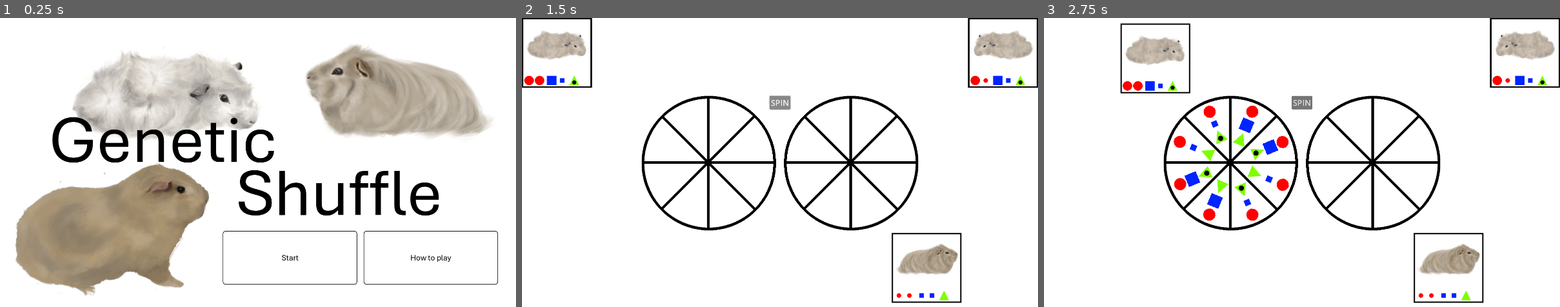
Above: before the commit, frames 1-3 (left to right).
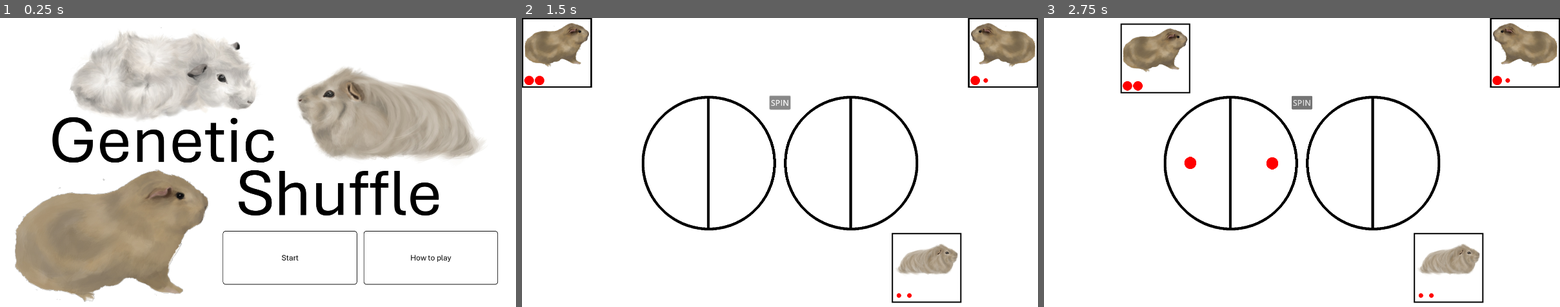
Above: after the commit, the same moments.

Repository: kremec/GeneticShuffle
Game: Godot game, scene res://src/scenes/main_menu/main_menu.tscn
The game is run twice, just before and just after one commit, with the same random seed, the same clock (stepped at 60 frames per second) and the same inputs.
Inputs (mouse positions are in pixels of both pictures, inside the frame that each line leads up to):
- Up to frame 1 (0.25 s): no input
- Up to frame 2 (1.5 s): click "Start" at 0.5 s; click "SPIN" at 1.25 s
- Up to frame 3 (2.75 s): click (1080, 52) at 2.02 s

The runs differ from the first frame. In frame 1, 17% of the frame differs, in the area x 2-96%, y 3-99%; in frame 2, 4.3%; in frame 3, 6.0%.

Commit message:
Working pup generation

Diff:
--- a/src/objects/card/card.gd
+++ b/src/objects/card/card.gd
@@ -16,7 +16,7 @@
 @onready var swirlsAllele1 = $button/HBoxContainer/allelesSwirls/swirlsAllele1
 @onready var swirlsAllele2 = $button/HBoxContainer/allelesSwirls/swirlsAllele2
 @onready var colorAllele1 = $button/HBoxContainer/allelesColor/colorAllele1
-@onready var colorAllele2 = $button/HBoxContainer/allelesColor/colorAllele1
+@onready var colorAllele2 = $button/HBoxContainer/allelesColor/colorAllele2
 
 @export var selected: bool
 
--- a/src/objects/wheel/wheel.gd
+++ b/src/objects/wheel/wheel.gd
@@ -19,10 +19,21 @@
 var colourDominantImage = preload("res://assets/alleles/colorYellow.png")
 var colourRecessiveImage = preload("res://assets/alleles/colorWhite.png")
 
+@onready var alleleImages = {
+	1: $Alleles/alleles1,
+	2: $Alleles/alleles2,
+	3: $Alleles/alleles3,
+	4: $Alleles/alleles4,
+	5: $Alleles/alleles5,
+	6: $Alleles/alleles6,
+	7: $Alleles/alleles7,
+	8: $Alleles/alleles8
+}
+
 
 @export var wheelSpinSpeed: float = 360
 
-var alleles = {}
+var alleles = {1: [], 2: [], 3: [], 4: [], 5: [], 6: [], 7: [], 8: []}
 
 func Init(_wheelType: WheelType) -> void:
 	wheelType = _wheelType
@@ -58,18 +69,21 @@
 func setWheelAlleles(card: Card) -> void:
 	var alleleTypes = [
 		{
+			"type": Allele.TraitType.Length,
 			"show": card.showFurLengthAlleles,
 			"alleles": card.furLengthAlleles,
 			"dominant": lengthDominantImage,
 			"recessive": lengthRecessiveImage
 		},
 		{
+			"type": Allele.TraitType.Swirls,
 			"show": card.showFurSwirlsAlleles,
 			"alleles": card.furSwirlsAlleles,
 			"dominant": swirlsDominantImage,
 			"recessive": swirlsRecessiveImage
 		},
 		{
+			"type": Allele.TraitType.Color,
 			"show": card.showFurColorAlleles,
 			"alleles": card.furColorAlleles,
 			"dominant": colourDominantImage,
@@ -84,6 +98,7 @@
 		if alleleType["show"]:
 			allelesShown += 1
 			setAllelePositions(
+				alleleType["type"],
 				alleleType["alleles"],
 				getAllelePositionsForWheelType(),
 				alleleType["dominant"],
@@ -93,57 +108,96 @@
 
 func getAllelePositionsForWheelType() -> Array:
 	match wheelType:
-		WheelType.Wheel2: return [$Alleles/alleles3, $Alleles/alleles7]
-		WheelType.Wheel4: return [$Alleles/alleles2, $Alleles/alleles4, $Alleles/alleles6, $Alleles/alleles8]
-		WheelType.Wheel8: return [$Alleles/alleles1, $Alleles/alleles2, $Alleles/alleles3, $Alleles/alleles4, $Alleles/alleles5, $Alleles/alleles6, $Alleles/alleles7, $Alleles/alleles8]
+		WheelType.Wheel2: return [3, 7]
+		WheelType.Wheel4: return [2, 4, 6, 8]
+		WheelType.Wheel8: return [1, 2, 3, 4, 5, 6, 7, 8]
 	return []
 
-func setAllelePositions(alleleCombo: Allele.AlleleCombo, positionNodes: Array, dominantImage: Texture, recessiveImage: Texture, allelesShown: int) -> void:
+func setAllelePositions(
+		alleleType: Allele.TraitType,
+		alleleCombo: Allele.AlleleCombo,
+		positionNodes: Array,
+		dominantImage: Texture,
+		recessiveImage: Texture,
+		allelesShown: int
+) -> void:
 	var images = []
+	var newAlleles = []
 	var numPositions = len(positionNodes)
 	match alleleCombo:
 		Allele.AlleleCombo.DominantDominant:
 			# All dominant
 			for i in numPositions:
+				newAlleles.append([alleleType, Allele.AlleleType.Dominant])
 				images.append(dominantImage)
 		Allele.AlleleCombo.RecessiveRecessive:
 			# All recessive
 			for i in numPositions:
+				newAlleles.append([alleleType, Allele.AlleleType.Recessive])
 				images.append(recessiveImage)
 		Allele.AlleleCombo.DominantRecessive:
 			# Mixed based on number of alleles shown
 			if allelesShown == 1:
+				# Halfs
 				for i in numPositions / 2:
+					newAlleles.append([alleleType, Allele.AlleleType.Dominant])
 					images.append(dominantImage)
 				for i in numPositions / 2:
+					newAlleles.append([alleleType, Allele.AlleleType.Recessive])
 					images.append(recessiveImage)
 			elif allelesShown == 2:
-				for i in numPositions / 4:
+				# Quarters
+				for i in numPositions / 4:
+					newAlleles.append([alleleType, Allele.AlleleType.Dominant])
 					images.append(dominantImage)
 				for i in numPositions / 4:
+					newAlleles.append([alleleType, Allele.AlleleType.Recessive])
 					images.append(recessiveImage)
 				for i in numPositions / 4:
+					newAlleles.append([alleleType, Allele.AlleleType.Dominant])
 					images.append(dominantImage)
 				for i in numPositions / 4:
+					newAlleles.append([alleleType, Allele.AlleleType.Recessive])
 					images.append(recessiveImage)
 			else:
+				# Every other
 				for i in numPositions:
 					if i % 2 == 0:
+						newAlleles.append([alleleType, Allele.AlleleType.Dominant])
 						images.append(dominantImage)
 					else:
+						newAlleles.append([alleleType, Allele.AlleleType.Recessive])
 						images.append(recessiveImage)
 
-
-	for i in range(len(positionNodes)):
-		positionNodes[i].add_child(createAlleleImageNode(images[i]))
-
-func createAlleleImageNode(image: Texture) -> TextureRect:
+	for i in range(numPositions):
+		alleles[positionNodes[i]].append(newAlleles[i])
+		alleleImages[positionNodes[i]].add_child(createAlleleImageNode(images[i]))
+
+	var debugWheelAlleles = false
+	if debugWheelAlleles:
+		for key in alleles.keys():
+			var string: String = ""
+			string += str(key) + ": "
+			for allele in alleles[key]:
+				string += "  " + Allele.StringTraitType(allele[0]) + " - " + Allele.StringAlleleType(allele[1])
+			print(string)
+		print("\n")
+
+func createAlleleImageNode(image: Texture) -> Node:
+	var boxContainer: BoxContainer = BoxContainer.new()
+	boxContainer.size_flags_vertical = Control.SizeFlags.SIZE_EXPAND_FILL
 	var textureRect = TextureRect.new()
 	textureRect.texture = image
 	textureRect.custom_minimum_size = Vector2(45, 45)
-	return textureRect
+	textureRect.size_flags_vertical = Control.SizeFlags.SIZE_SHRINK_CENTER
+	textureRect.size_flags_horizontal = Control.SizeFlags.SIZE_SHRINK_CENTER
+	boxContainer.add_child(textureRect)
+	return boxContainer
 
 func ResetAlleles():
+	for key in alleles.keys():
+		alleles[key].clear()
+
 	for n in $Alleles/alleles1.get_children(): $Alleles/alleles1.remove_child(n)
 	for n in $Alleles/alleles2.get_children(): $Alleles/alleles2.remove_child(n)
 	for n in $Alleles/alleles3.get_children(): $Alleles/alleles3.remove_child(n)
@@ -171,38 +225,38 @@
 
 func GetAlleles():
 	var wheelNode = $"."
-	var relativeRotation = wheelNode.rotation_degrees - (floor(wheelNode.rotation_degrees) / 360) * 360
+	var relativeRotation = wheelNode.rotation_degrees - (int(wheelNode.rotation_degrees) / 360) * 360
 
 	# Get alleles
 	match wheelType:
 		WheelType.Wheel2:
 			if relativeRotation < 180:
-				print("7")
-			else:
-				print("3")
+				return alleles[7]
+			else:
+				return alleles[3]
 		WheelType.Wheel4:
 			if relativeRotation < 90:
-				print("8")
+				return alleles[8]
 			elif relativeRotation < 180:
-				print("6")
+				return alleles[6]
 			elif relativeRotation < 270:
-				print("4")
-			else:
-				print("2")
+				return alleles[4]
+			else:
+				return alleles[2]
 		WheelType.Wheel8:
 			if relativeRotation < 45:
-				print("8")
+				return alleles[8]
 			elif relativeRotation < 90:
-				print("7")
+				return alleles[7]
 			elif relativeRotation < 135:
-				print("6")
+				return alleles[6]
 			elif relativeRotation < 180:
-				print("5")
+				return alleles[5]
 			elif relativeRotation < 225:
-				print("4")
+				return alleles[4]
 			elif relativeRotation < 270:
-				print("3")
+				return alleles[3]
 			elif relativeRotation < 315:
-				print("2")
-			else:
-				print("1")
+				return alleles[2]
+			else:
+				return alleles[1]
--- a/src/objects/wheel/wheel.tscn
+++ b/src/objects/wheel/wheel.tscn
@@ -1,6 +1,7 @@
-[gd_scene load_steps=2 format=3 uid="uid://dku5r3f77amfb"]
+[gd_scene load_steps=3 format=3 uid="uid://dku5r3f77amfb"]
 
 [ext_resource type="Script" path="res://src/objects/wheel/wheel.gd" id="1_2bwdd"]
+[ext_resource type="Texture2D" uid="uid://dkj6cum2qyb5g" path="res://assets/wheel/wheel_2.png" id="2_alkvf"]
 
 [node name="Wheel" type="Control"]
 custom_minimum_size = Vector2(500, 500)
@@ -33,6 +34,7 @@
 grow_horizontal = 2
 grow_vertical = 2
 pivot_offset = Vector2(248, 248)
+texture = ExtResource("2_alkvf")
 
 [node name="Alleles" type="Control" parent="."]
 layout_mode = 1
@@ -43,7 +45,6 @@
 anchor_bottom = 0.5
 grow_horizontal = 2
 grow_vertical = 2
-rotation = 0.392699
 
 [node name="alleles1" type="VBoxContainer" parent="Alleles"]
 custom_minimum_size = Vector2(45, 155)
--- a/src/scenes/game/game.gd
+++ b/src/scenes/game/game.gd
@@ -8,6 +8,7 @@
 var selectedFemaleIndex: int = -1
 
 var newPup: Card
+var newPupSex: Card.Sex = Card.Sex.Male
 
 @onready var listMales = $layout/sidebarMales/listMales
 @onready var listFemales = $layout/sidebarFemales/listFemales
@@ -28,95 +29,17 @@
 	btnSpin.pressed.connect(_on_btnSpin_pressed)
 	round1()
 
-func _on_btnSpin_pressed() -> void:
-	wheelsSpin()
-
-func _input(event: InputEvent) -> void:
-	if event is InputEventKey:
-		if event.keycode == KEY_ENTER && event.pressed && !event.is_echo():
-			wheelsSpin()
-
-func wheelsSpin() -> void:
-	if selectedMale == null || selectedFemale == null || maleWheelSpinning || femaleWheelSpinning:
-		return
-	maleWheelSpinning = true
-	femaleWheelSpinning = true
-
-	var maleRotation = wheelMale.Spin()
-	var femaleRotation = wheelFemale.Spin()
-
-	maleRotation.finished.connect(_on_male_tween_finished)
-	femaleRotation.finished.connect(_on_female_tween_finished)
-
-func _on_male_tween_finished() -> void:
-	maleWheelSpinning = false
-	if !femaleWheelSpinning:
-		afterWheelsSpin()
-
-func _on_female_tween_finished() -> void:
-	femaleWheelSpinning = false
-	if !maleWheelSpinning:
-		afterWheelsSpin()
-
-
-func afterWheelsSpin():
-	# Get alleles from wheels
-	#var maleAlleles = wheelMale.GetAlleles()
-	var femaleAlleles = wheelFemale.GetAlleles()
-
-	# Create
-	newPup = create_card(
-		Card.Sex.Male,
-		Allele.AlleleCombo.RecessiveRecessive,
-		Allele.AlleleCombo.RecessiveRecessive,
-		Allele.AlleleCombo.RecessiveRecessive,
-		[true, false, false],
-		false
-	)
-	newPup.scale = Vector2(0, 0)
-	newPupPosition.add_child(newPup)
-
-	# Scale up
-	var newPupTween = get_tree().create_tween()
-	newPupTween.tween_property(
-		newPup,
-		"scale",
-		Vector2(2, 2),
-		1.0
-	)
-	newPupTween.finished.connect(_on_newPup_tween_finished)
-	unselect_card(selectedMale)
-	unselect_card(selectedFemale)
-	maleWheelSpinning = false
-	femaleWheelSpinning = false
-
-func _on_newPup_tween_finished() -> void:
-	await get_tree().create_timer(1.0).timeout
-	# Position
-	var cardNode = newPup.get_node(".")
-	match newPup.sex:
-		Card.Sex.Male:
-			cardNode.reparent(listMales, false)
-		Card.Sex.Female:
-			cardNode.reparent(listFemales, false)
-	# Connect card_pressed
-	newPup.card_pressed.connect(_on_card_pressed)
-
 func round1() -> void:
-	# Wheel
-	wheelMale.Init(Wheel.WheelType.Wheel8)
-	wheelMale.ResetAlleles()
-	wheelFemale.Init(Wheel.WheelType.Wheel8)
-	wheelFemale.ResetAlleles()
+	var allelesShown: Array[bool] = [true, false, false]
 
 	# Starting guinea pigs
 	listMales.add_child(
 		create_card(
 			Card.Sex.Male,
 			Allele.AlleleCombo.DominantDominant,
-			Allele.AlleleCombo.DominantRecessive,
-			Allele.AlleleCombo.DominantRecessive,
-			[true, true, true]
+			Allele.AlleleCombo.RecessiveRecessive,
+			Allele.AlleleCombo.DominantDominant,
+			allelesShown
 		)
 	)
 
@@ -124,9 +47,9 @@
 		create_card(
 			Card.Sex.Female,
 			Allele.AlleleCombo.DominantRecessive,
-			Allele.AlleleCombo.DominantRecessive,
-			Allele.AlleleCombo.DominantRecessive,
-			[true, true, true]
+			Allele.AlleleCombo.RecessiveRecessive,
+			Allele.AlleleCombo.DominantDominant,
+			allelesShown
 		)
 	)
 
@@ -137,10 +60,25 @@
 			Allele.AlleleCombo.RecessiveRecessive,
 			Allele.AlleleCombo.RecessiveRecessive,
 			Allele.AlleleCombo.DominantDominant,
-			[true, true, true],
+			allelesShown,
 			false
 		)
 	)
+
+	# Wheel
+	wheelMale.ResetAlleles()
+	wheelFemale.ResetAlleles()
+
+	var wheelType: Wheel.WheelType
+	var numAllelesShown = allelesShown.count(true)
+	if numAllelesShown == 1:
+		wheelType = Wheel.WheelType.Wheel2
+	elif numAllelesShown == 2:
+		wheelType = Wheel.WheelType.Wheel4
+	else:
+		wheelType = Wheel.WheelType.Wheel8
+	wheelMale.Init(wheelType)
+	wheelFemale.Init(wheelType)
 
 func create_card(
 	sex: Card.Sex,
@@ -211,3 +149,118 @@
 		Card.Sex.Female:
 			selectedFemale = null
 			selectedFemaleIndex = -1
+
+func _on_btnSpin_pressed() -> void:
+	wheelsSpin()
+
+func _input(event: InputEvent) -> void:
+	if event is InputEventKey:
+		if event.keycode == KEY_ENTER && event.pressed && !event.is_echo():
+			wheelsSpin()
+
+func wheelsSpin() -> void:
+	if selectedMale == null || selectedFemale == null || maleWheelSpinning || femaleWheelSpinning:
+		return
+	maleWheelSpinning = true
+	femaleWheelSpinning = true
+
+	var maleRotation = wheelMale.Spin()
+	var femaleRotation = wheelFemale.Spin()
+
+	maleRotation.finished.connect(_on_male_tween_finished)
+	femaleRotation.finished.connect(_on_female_tween_finished)
+
+func _on_male_tween_finished() -> void:
+	maleWheelSpinning = false
+	if !femaleWheelSpinning:
+		afterWheelsSpin()
+
+func _on_female_tween_finished() -> void:
+	femaleWheelSpinning = false
+	if !maleWheelSpinning:
+		afterWheelsSpin()
+
+func afterWheelsSpin():
+	# Wait
+	await get_tree().create_timer(2.0).timeout
+
+	# Get alleles from wheels
+	var pupLengthAlleles = null
+	var pupSwirlsAlleles = null
+	var pupColorAlleles = null
+	var maleAlleles = wheelMale.GetAlleles()
+	var femaleAlleles = wheelFemale.GetAlleles()
+	for i in range(len(maleAlleles)):
+		assert(maleAlleles[i][0] == femaleAlleles[i][0]) # Same trait type
+		var traitType: Allele.TraitType = maleAlleles[i][0]
+		var maleAlleleType: Allele.AlleleType = maleAlleles[i][1]
+		var femaleAlleleType: Allele.AlleleType = femaleAlleles[i][1]
+
+		print(Allele.StringTraitType(traitType), " - Male: ", Allele.StringAlleleType(maleAlleleType), ", Female: ", Allele.StringAlleleType(femaleAlleleType))
+
+		var alleleCombo: Allele.AlleleCombo
+		if maleAlleleType == Allele.AlleleType.Dominant && femaleAlleleType == Allele.AlleleType.Dominant:
+			alleleCombo = Allele.AlleleCombo.DominantDominant
+		elif maleAlleleType == Allele.AlleleType.Recessive && femaleAlleleType == Allele.AlleleType.Recessive:
+			alleleCombo = Allele.AlleleCombo.RecessiveRecessive
+		else:
+			alleleCombo = Allele.AlleleCombo.DominantRecessive
+
+		match traitType:
+			Allele.TraitType.Length:
+				pupLengthAlleles = alleleCombo
+			Allele.TraitType.Swirls:
+				pupSwirlsAlleles = alleleCombo
+			Allele.TraitType.Color:
+				pupColorAlleles = alleleCombo
+	print("\n")
+	if pupLengthAlleles == null:
+		pupLengthAlleles = selectedMale.furLengthAlleles
+	if pupSwirlsAlleles == null:
+		pupSwirlsAlleles = selectedMale.furSwirlsAlleles
+	if pupColorAlleles == null:
+		pupColorAlleles = selectedMale.furColorAlleles
+
+	# Create
+	newPup = create_card(
+		newPupSex,
+		pupLengthAlleles,
+		pupSwirlsAlleles,
+		pupColorAlleles,
+		[selectedMale.showFurLengthAlleles, selectedMale.showFurSwirlsAlleles, selectedMale.showFurColorAlleles],
+		false
+	)
+	newPup.scale = Vector2(0, 0)
+	newPupPosition.add_child(newPup)
+
+	# Change sex for next pup
+	if newPupSex == Card.Sex.Male:
+		newPupSex = Card.Sex.Female
+	else:
+		newPupSex = Card.Sex.Male
+
+	# Scale up
+	var newPupTween = get_tree().create_tween()
+	newPupTween.tween_property(
+		newPup,
+		"scale",
+		Vector2(2, 2),
+		1.0
+	)
+	newPupTween.finished.connect(_on_newPup_tween_finished)
+	unselect_card(selectedMale)
+	unselect_card(selectedFemale)
+	maleWheelSpinning = false
+	femaleWheelSpinning = false
+
+func _on_newPup_tween_finished() -> void:
+	await get_tree().create_timer(1.0).timeout
+	# Position
+	var cardNode = newPup.get_node(".")
+	match newPup.sex:
+		Card.Sex.Male:
+			cardNode.reparent(listMales, false)
+		Card.Sex.Female:
+			cardNode.reparent(listFemales, false)
+	# Connect card_pressed
+	newPup.card_pressed.connect(_on_card_pressed)
--- a/src/scenes/game/game.tscn
+++ b/src/scenes/game/game.tscn
@@ -88,18 +88,17 @@
 [node name="wheelMale" parent="layout/MarginContainer/MarginContainer/HBoxContainer" instance=ExtResource("2_gkba2")]
 layout_mode = 2
 mouse_filter = 2
-wheelSpinSpeed = 360.0
 
 [node name="wheelFemale" parent="layout/MarginContainer/MarginContainer/HBoxContainer" instance=ExtResource("2_gkba2")]
 layout_mode = 2
 mouse_filter = 2
-wheelSpinSpeed = 360.0
 
 [node name="newPup" type="Control" parent="layout/MarginContainer"]
 custom_minimum_size = Vector2(260, 260)
 layout_mode = 2
 size_flags_horizontal = 4
 size_flags_vertical = 4
+mouse_filter = 2
 
 [node name="targetPup" type="Control" parent="layout/MarginContainer"]
 custom_minimum_size = Vector2(260, 260)
--- a/src/scenes/main_menu/main_menu.tscn
+++ b/src/scenes/main_menu/main_menu.tscn
@@ -46,10 +46,10 @@
 anchor_top = 1.0
 anchor_right = 1.0
 anchor_bottom = 1.0
-offset_left = -791.0
-offset_top = -938.0
-offset_right = -191.0
-offset_bottom = -618.0
+offset_left = -823.0
+offset_top = -984.0
+offset_right = -223.0
+offset_bottom = -534.0
 grow_horizontal = 0
 grow_vertical = 0
 scale = Vector2(1.2, 1.2)
@@ -60,10 +60,10 @@
 anchors_preset = 2
 anchor_top = 1.0
 anchor_bottom = 1.0
-offset_left = 58.0
-offset_top = -525.0
-offset_right = 658.0
-offset_bottom = -114.0
+offset_left = 55.0
+offset_top = -541.0
+offset_right = 655.0
+offset_bottom = -91.0
 grow_vertical = 0
 scale = Vector2(1.2, 1.2)
 texture = ExtResource("2_vhy0n")
@@ -74,10 +74,10 @@
 anchors_preset = 1
 anchor_left = 1.0
 anchor_right = 1.0
-offset_left = -1653.0
-offset_top = 15.0
-offset_right = -1053.0
-offset_bottom = 314.0
+offset_left = -1662.0
+offset_top = -60.0
+offset_right = -1062.0
+offset_bottom = 390.0
 grow_horizontal = 0
 scale = Vector2(1.2, 1.2)
 texture = ExtResource("3_7fr3p")
--- a/src/types/allele.gd
+++ b/src/types/allele.gd
@@ -64,3 +64,23 @@
 		Allele.AlleleCombo.RecessiveRecessive:
 			furColor = FurColor.White
 	return furColor
+
+static func StringTraitType(traitType: TraitType) -> String:
+	var traitTypeString: String
+	match traitType:
+		TraitType.Length:
+			traitTypeString = "Length"
+		TraitType.Swirls:
+			traitTypeString = "Swirls"
+		TraitType.Color:
+			traitTypeString = "Color"
+	return traitTypeString
+
+static func StringAlleleType(alleleType: AlleleType) -> String:
+	var alleleTypeString: String
+	match alleleType:
+		AlleleType.Dominant:
+			alleleTypeString = "Dominant"
+		AlleleType.Recessive:
+			alleleTypeString = "Recessive"
+	return alleleTypeString
